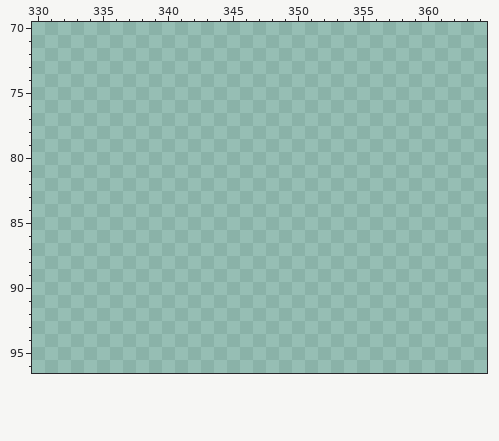
File history of a pixel-art file, Asset_Raw/Gun.aseprite. The picture above is the old version.
1000x1000 pixels, 1 frame. Pixels under 10% opacity are left out. Colours within 5 levels of each other are drawn and written as one. Shown: x 330..364, y 70..96. The commit also changed other parts of the picture, which this record leaves out.
New version:
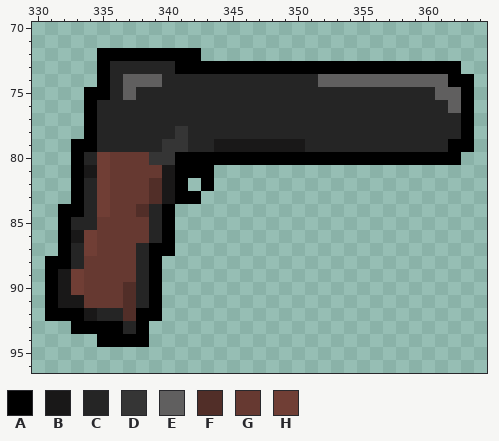
Palette (. is transparent): A #000000  B #191818  C #252525  D #353535  E #605f5f  F #512e28  G #663931  H #703e35
From old to new:
--- layer "Base"
@@ x 330..364 @@
 71 ...................................
-72 ...................................
-73 ...................................
-74 ...................................
-75 ...................................
-76 ...................................
-77 ...................................
-78 ...................................
-79 ...................................
-80 ...................................
-81 ...................................
-82 ...................................
-83 ...................................
-84 ...................................
-85 ...................................
-86 ...................................
-87 ...................................
-88 ...................................
-89 ...................................
-90 ...................................
-91 ...................................
-92 ...................................
-93 ...................................
-94 ...................................
+72 .....AAAAAAAA......................
+73 .....ACCCCCAAAAAAAAAAAAAAAAAAAAAA..
+74 .....ACEEECCCCCCCCCCCCEEEEEEEEEEAA.
+75 ....AACECCCCCCCCCCCCCCCCCCCCCCCEEA.
+76 ....ACCCCCCCCCCCCCCCCCCCCCCCCCCCEA.
+77 ....ACCCCCCCCCCCCCCCCCCCCCCCCCCCCA.
+78 ....ACCCCCCDCCCCCCCCCCCCCCCCCCCCCA.
+79 ...AACCCCCDDCCBBBBBBBCCCCCCCCCCCAA.
+80 ...ACHGGGDDAAAAAAAAAAAAAAAAAAAAAA..
+81 ...ABHGGGGBAAA.....................
+82 ...ACHGGGFBA.A.....................
+83 ...ACHGGGFBAA......................
+84 ..AACHGGFCA........................
+85 ..ACCGGGGCA........................
+86 ..ABHGGGGCA........................
+87 ..ACHGGGCAA........................
+88 .AACGGGGCA.........................
+89 .ABHGGGGCA.........................
+90 .ABHGGGFCA.........................
+91 .ABBGGGFCA.........................
+92 .AAABCCFAA.........................
+93 ...AAAACA..........................
+94 .....AAAA..........................
 95 ...................................
Pixel boxes of the changes (left, top, right, bottom) in both pictures:
added: (45, 48, 474, 347)
